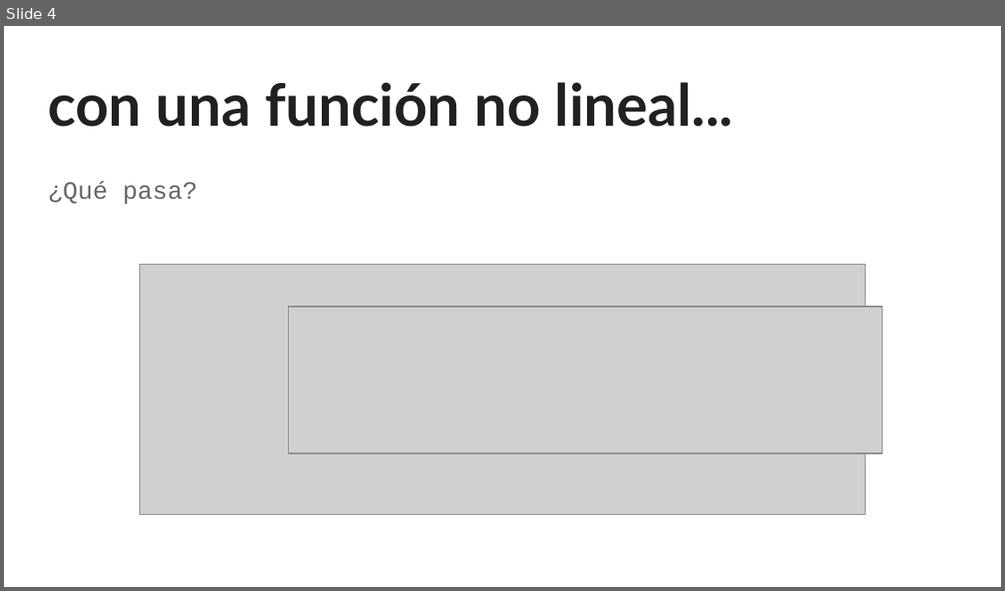
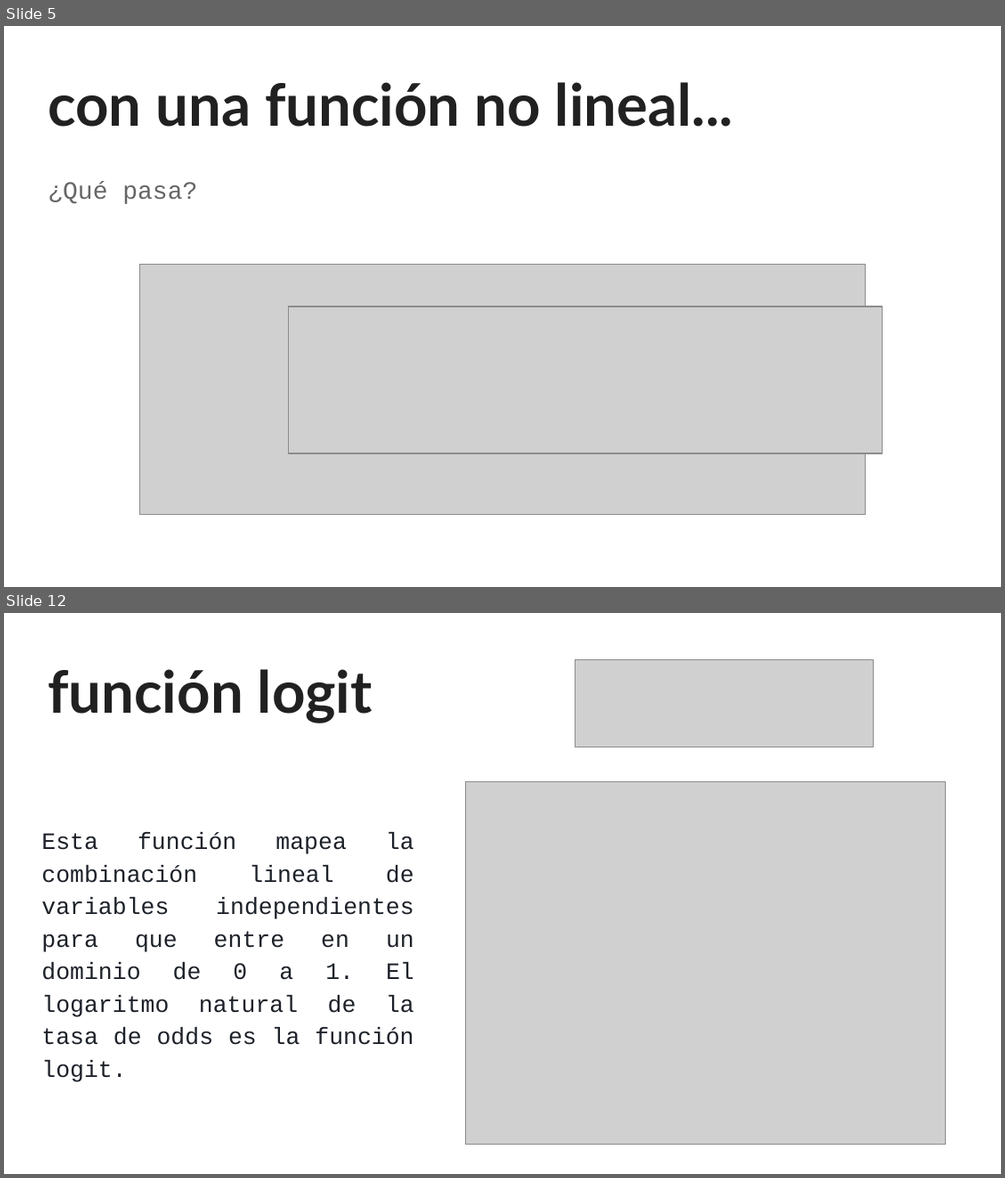
Before and after one commit to sainosmichelle/sainosmichelle.github.io, a slide deck: assets/files/Tema6/reg_log/6.2 Regresión Logística.pptx. Shown one above the other, each under a label of ours: slide 4 before the commit, slides 5 and 12 after it; the slides between them are not shown. The pictures are 1005x591 and 1005x1178 pixels, drawn with LibreOffice and Linux fonts; fonts in the diff are those of the drawing; grey boxes stand for pictures. Boxes give left, top, right and bottom in pixels: in the first picture for what was removed or moved away, otherwise in the second. Text is boxed around its words. In the diff, an @@ line names an element or a change of style, - is before the commit and + after.

```diff
--- a/assets/files/Tema6/reg_log/6.2 Regresión Logística.pptx
+++ b/assets/files/Tema6/reg_log/6.2 Regresión Logística.pptx
@@ slide 12 added at box(4, 613, 1001, 1174), background #FFFFFF @@
@@ picture added at box(575, 660, 874, 747) @@
@@ title added at box(48, 669, 372, 723), 42 pt, text #212121, bold @@
+función logit
@@ picture added at box(466, 781, 946, 1144) @@
@@ text added at box(41, 833, 414, 1082), 17 pt, text #1D2129 @@
+Esta función mapea la combinación lineal de variables independientes para que entre en un dominio de 0 a 1. El logaritmo natural de la tasa de odds es la función logit.
@@ what was slide 4 is now slide 5 @@
```
Also in this commit, not shown: 1 slide changed, 11 other slides added, 1 slide removed.
